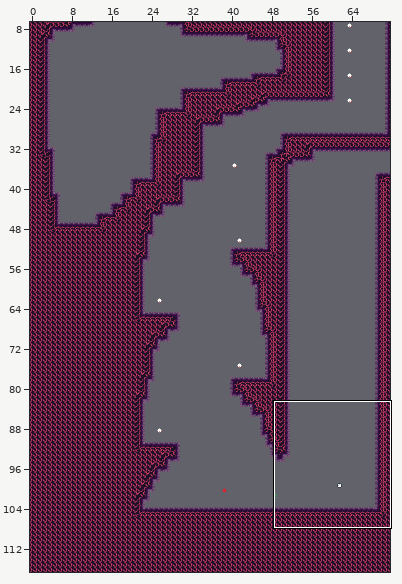
Level history. Tiled map (JSON): assets/world/room/fire1a.json. Above: a wide view before the commit, with the close-up outlined.
Close-up. First the earlier version:
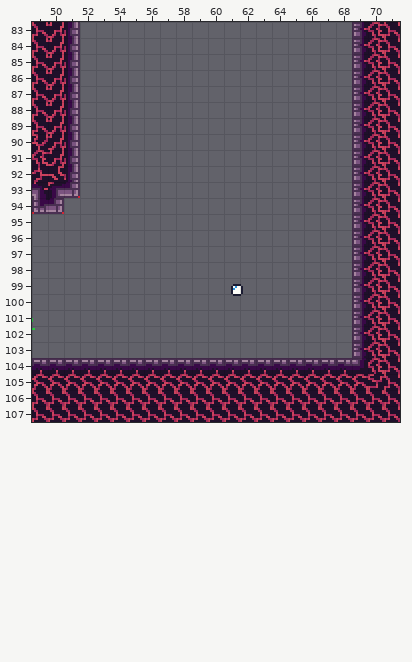
Cells are 8x8 px. Shown: x 49..71, y 83..107. Layer "entity" is drawn -13,-5 px off the grid.
And afterwards:
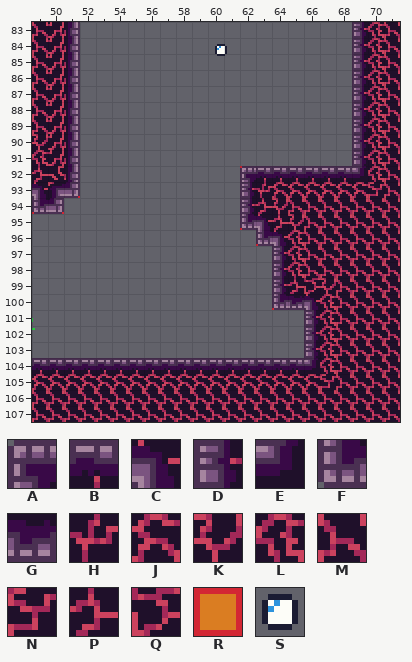
Key: from "fire": A 0, B 1, C 4, D 13, E 17, F 26, G 27, H 49, J 50, K 61, L 62, M 63, N 74, P 75, Q 76; from "tools": R 1 "ground", S 7 "Bubble".
_ is an empty cell, . an unchanged one.
What changed:
--- layer "draft"
@@ x 62..62 @@
- 92 _
+ 92 R
@@ x 62..63 @@
- 95 _.
- 96 ._
+ 95 R.
+ 96 .R
@@ x 64..64 @@
-100 _
+100 R
--- layer "entity"
@@ x 62..62 @@
- 85 _
+ 85 S
@@ x 63..63 @@
-100 S
+100 _
--- layer "map"
@@ x 62..70 @@
- 92 _______D.
- 93 _______DL
- 94 _______DL
- 95 _______DL
- 96 .______DL
- 97 .._____DL
- 98 .._____DL
- 99 .._____DL
-100 .._____DL
-101 ....___DL
-102 ....___DL
-103 ....___DL
-104 ....BBBEL
-105 .....JJJN
+ 92 ABBBBBBE.
+ 93 DHJJJJJJN
+ 94 DPKMMMMMM
+ 95 FCPKMMMMM
+ 96 .FCLMMMMM
+ 97 ..DLMMMMM
+ 98 ..DLMMMMM
+ 99 ..DPQKMMM
+100 ..FGCLMMM
+101 ....DLMMM
+102 ....DLMMM
+103 ....DLMMM
+104 ....ELMMM
+105 .....NMMM
